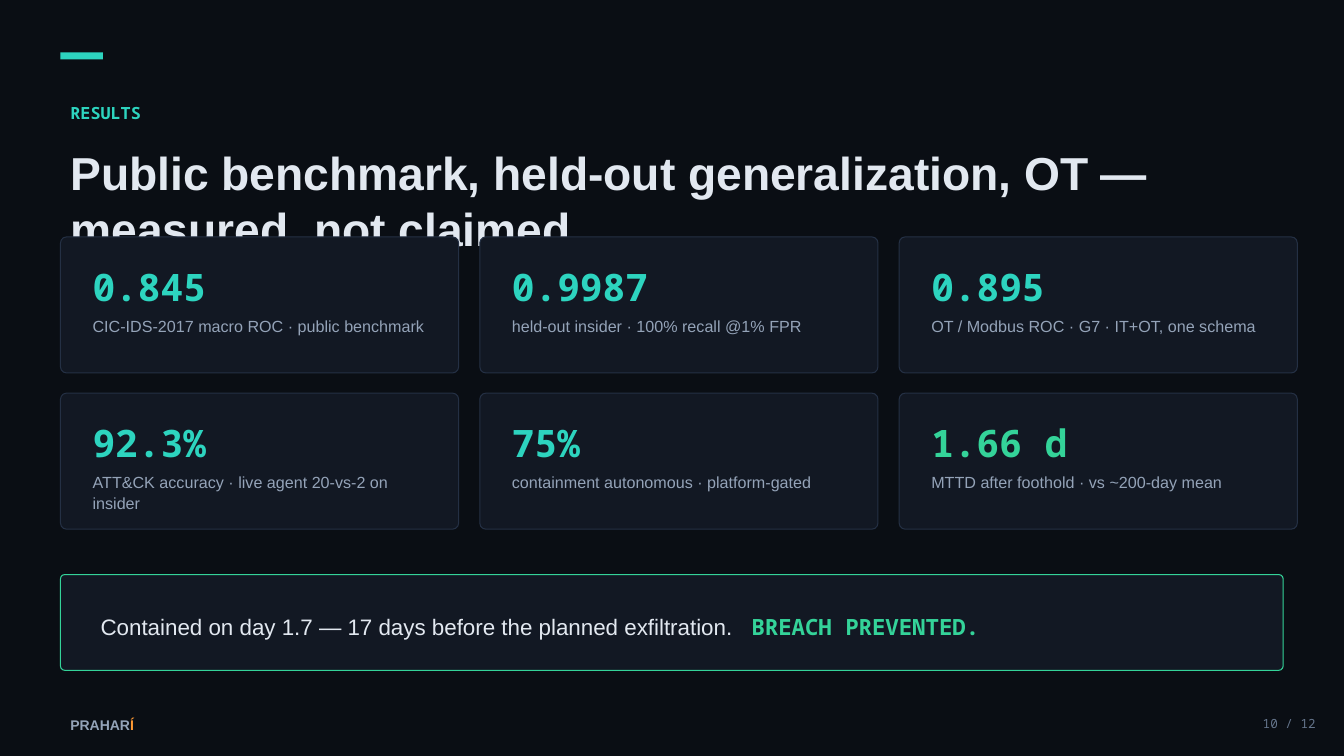
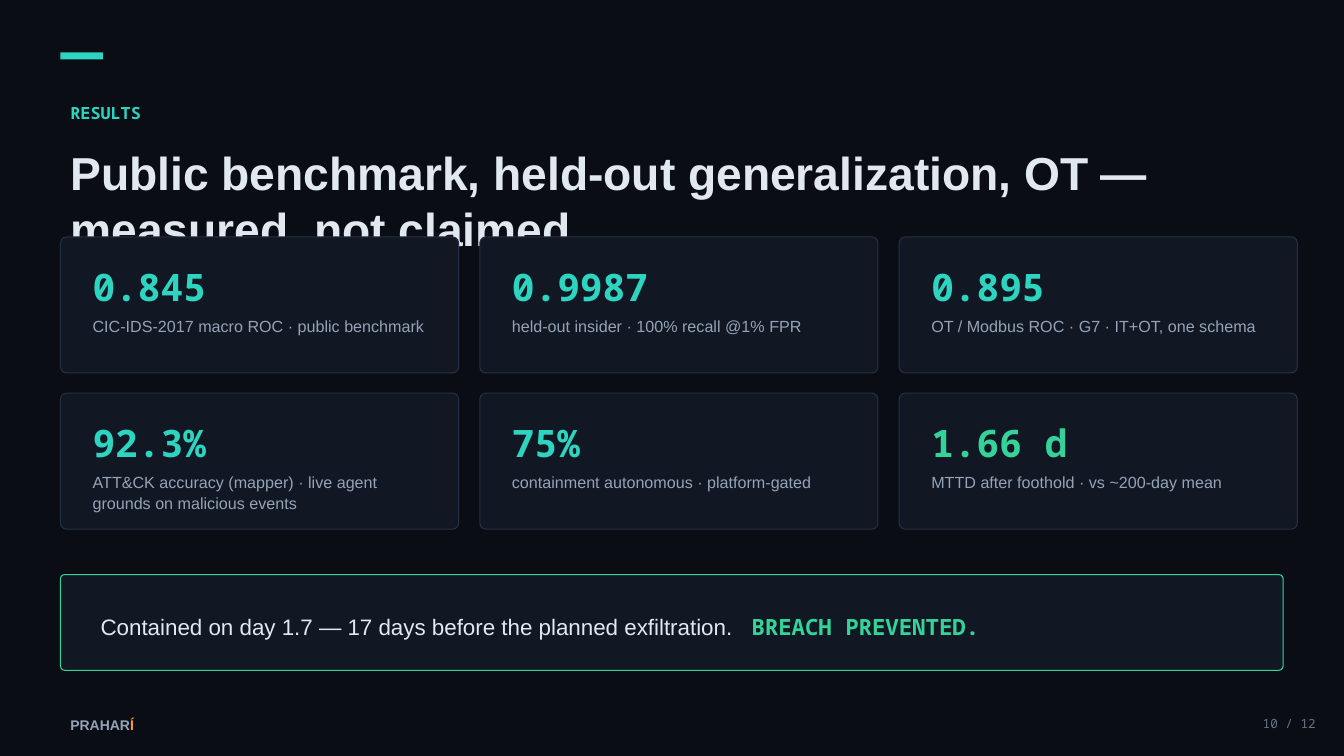
Before and after one commit to Kartik-99999/prahari, a slide deck: slide 10 of docs/PRAHARI_Pitch_Deck.pptx. Drawn at 1344x756 pixels with LibreOffice and Linux fonts; fonts in the diff are those of the drawing. Boxes give left, top, right and bottom in pixels: in the first picture for what was removed or moved away, otherwise in the second. Text is boxed around its words. In the diff, an @@ line names an element or a change of style, - is before the commit and + after.

```diff
--- a/docs/PRAHARI_Pitch_Deck.pptx
+++ b/docs/PRAHARI_Pitch_Deck.pptx
@@ text at [93, 476, 377, 513]: text changed @@
-ATT&CK accuracy · live agent 20-vs-2 on insider
+ATT&CK accuracy (mapper) · live agent grounds on malicious events
```
Also in this commit, not shown: 1 other slide changed, 15 other files.
